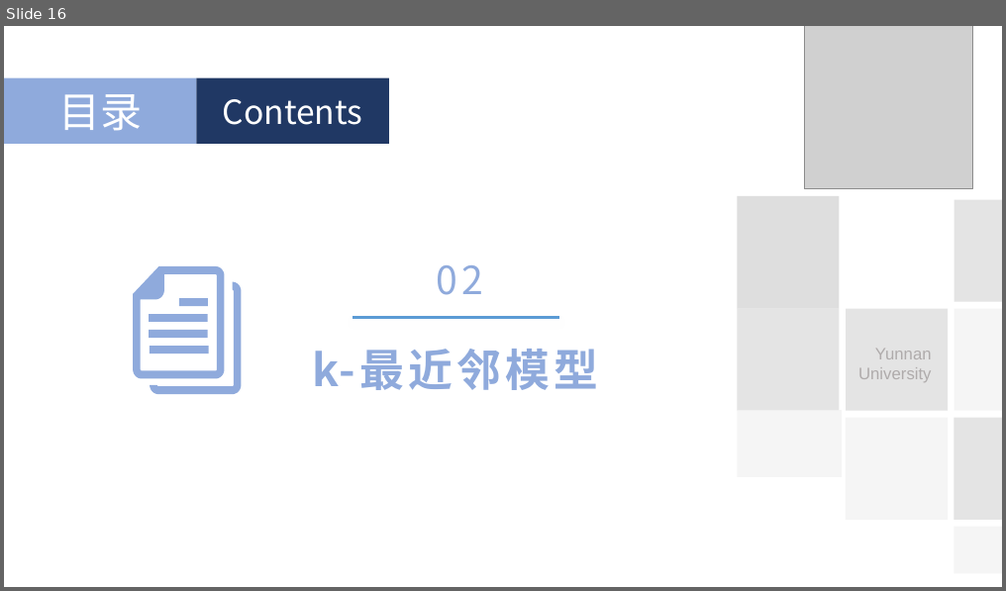
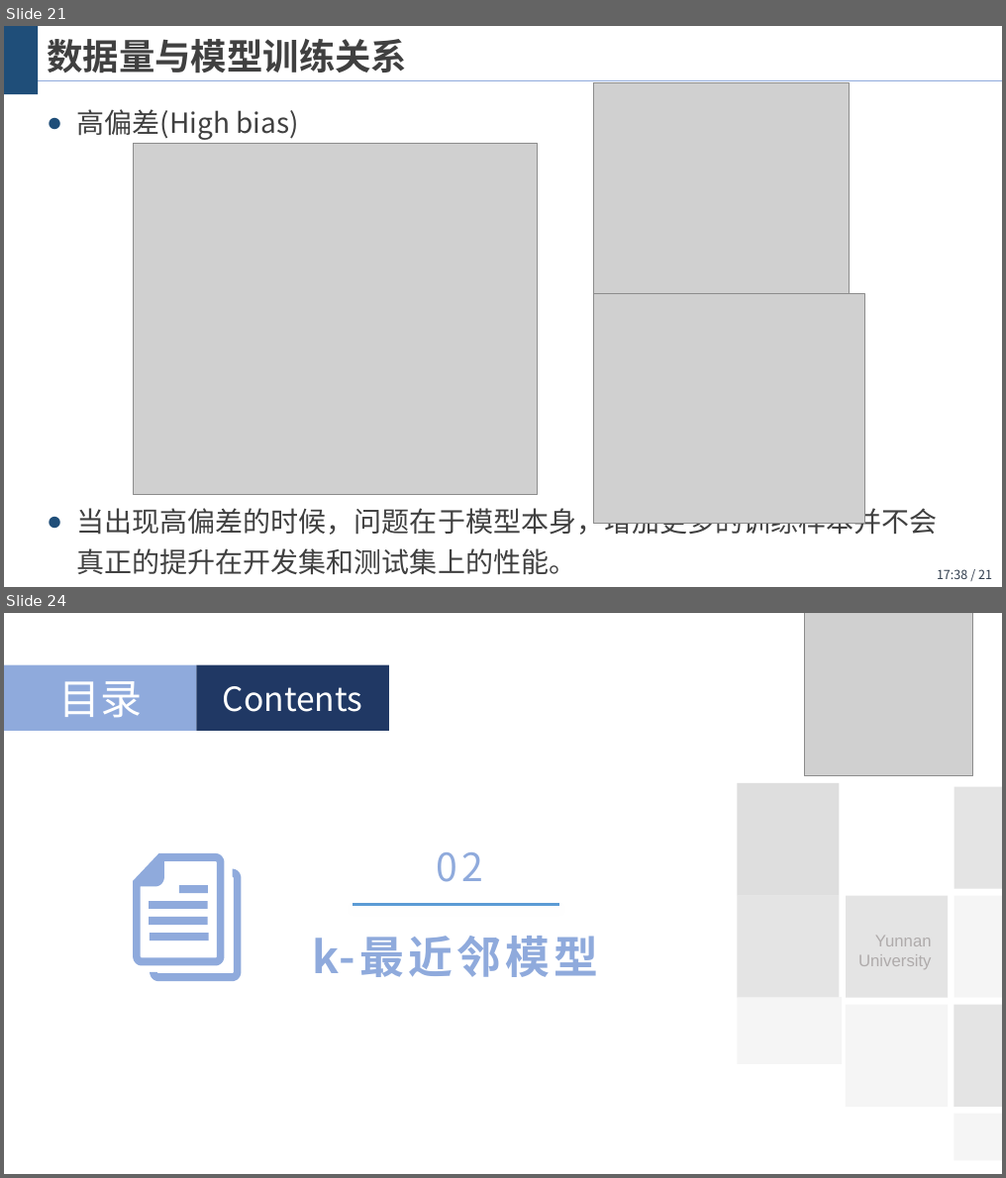
Before and after one commit to wangjin0818/Artificial_Intelligence_2021, a slide deck: chapter 04 - kNN，Naive Bayes，Decision Tree and Random Forest/统计机器学习方法.pptx. Shown one above the other, each under a label of ours: slide 16 before the commit, slides 21 and 24 after it; the slides between them are not shown. The pictures are 1006x591 and 1006x1178 pixels, drawn with LibreOffice and Linux fonts; fonts in the diff are those of the drawing; grey boxes stand for pictures; background and template pictures are left out. Boxes give left, top, right and bottom in pixels: in the first picture for what was removed or moved away, otherwise in the second. Text is boxed around its words. In the diff, an @@ line names an element or a change of style, - is before the commit and + after.

```diff
--- a/chapter 04 - kNN，Naive Bayes，Decision Tree and Random Forest/统计机器学习方法.pptx
+++ b/chapter 04 - kNN，Naive Bayes，Decision Tree and Random Forest/统计机器学习方法.pptx
@@ slide 21 added at bbox=[4, 26, 1002, 587], background #FFFFFF @@
@@ rectangle added at bbox=[4, 26, 38, 95], fill #1F4E79 @@
@@ title added at bbox=[47, 39, 407, 74], 26 pt, text #404040, bold @@
+数据量与模型训练关系
@@ line added from (4, 80) to (1002, 80), #8FAADC 0.75 pt @@
@@ picture added at bbox=[594, 82, 849, 312] @@
@@ text added at bbox=[76, 109, 937, 575], 20 pt, text #404040 @@
+● 高偏差(High bias)
+● 当出现高偏差的时候，问题在于模型本身，增加更多的训练样本并不会真正的提升在开发集和测试集上的性能。
@@ picture added at bbox=[133, 144, 537, 495] @@
@@ picture added at bbox=[594, 294, 865, 524] @@
@@ page number added at bbox=[937, 570, 992, 579], 9 pt, text #333F50 @@
+17:38 / 21
@@ what was slide 16 is now slide 24 @@
```
Also in this commit, not shown: 2 slides changed, 7 other slides added, 2 slides removed, 1 other file.
